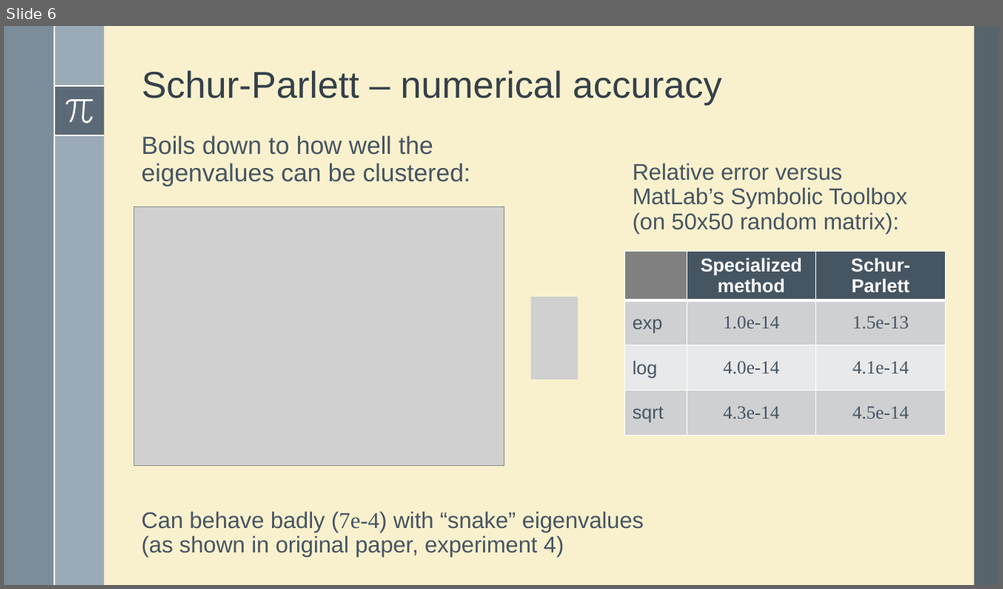
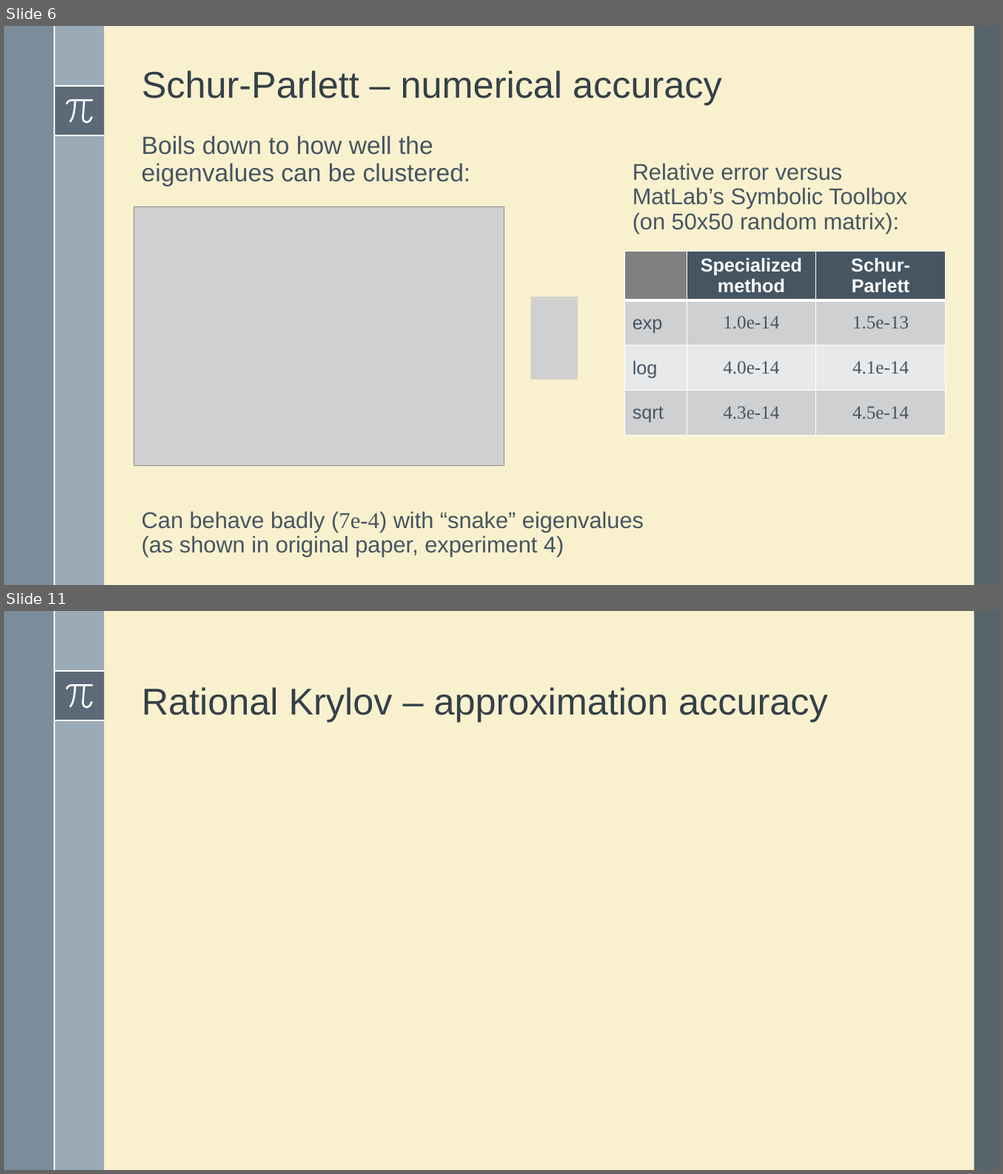
Before and after one commit to robzan8/MatFun.jl, a slide deck: docs/slides pd2ggaln/MatFun.pptx. Shown one above the other, each under a label of ours: slide 6 before the commit, slides 6 and 11 after it; the slides between them are not shown. The pictures are 1003x589 and 1003x1174 pixels, drawn with LibreOffice and Linux fonts; fonts in the diff are those of the drawing; grey boxes stand for pictures. Boxes give left, top, right and bottom in pixels: in the first picture for what was removed or moved away, otherwise in the second. Text is boxed around its words. In the diff, an @@ line names an element or a change of style, - is before the commit and + after.

```diff
--- a/docs/slides pd2ggaln/MatFun.pptx
+++ b/docs/slides pd2ggaln/MatFun.pptx
@@ slide 11 added at [4,611,999,1170], background #F9F1CE; not listed: 8 template elements that a slide beside it also shows @@
@@ title added at [142,687,828,722], 36 pt, text #35404A @@
+Rational Krylov – approximation accuracy
```
Also in this commit, not shown: 3 slides changed, 6 other slides added, 4 slides removed, 12 other files.
